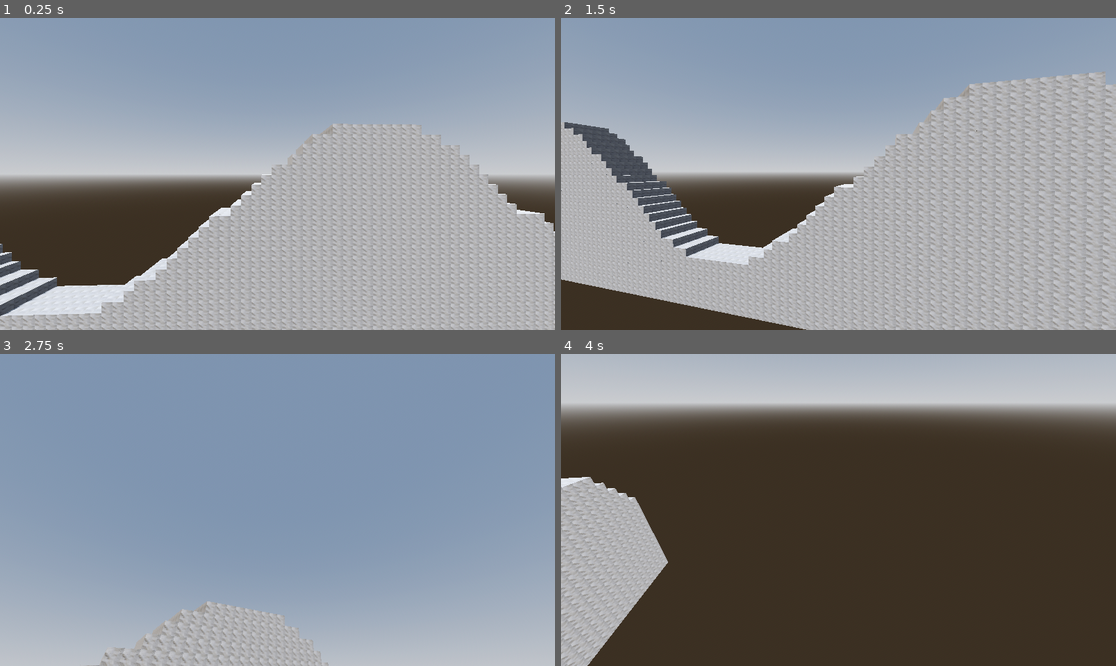
Above: before the commit, frames 1-4 (two rows, left to right).
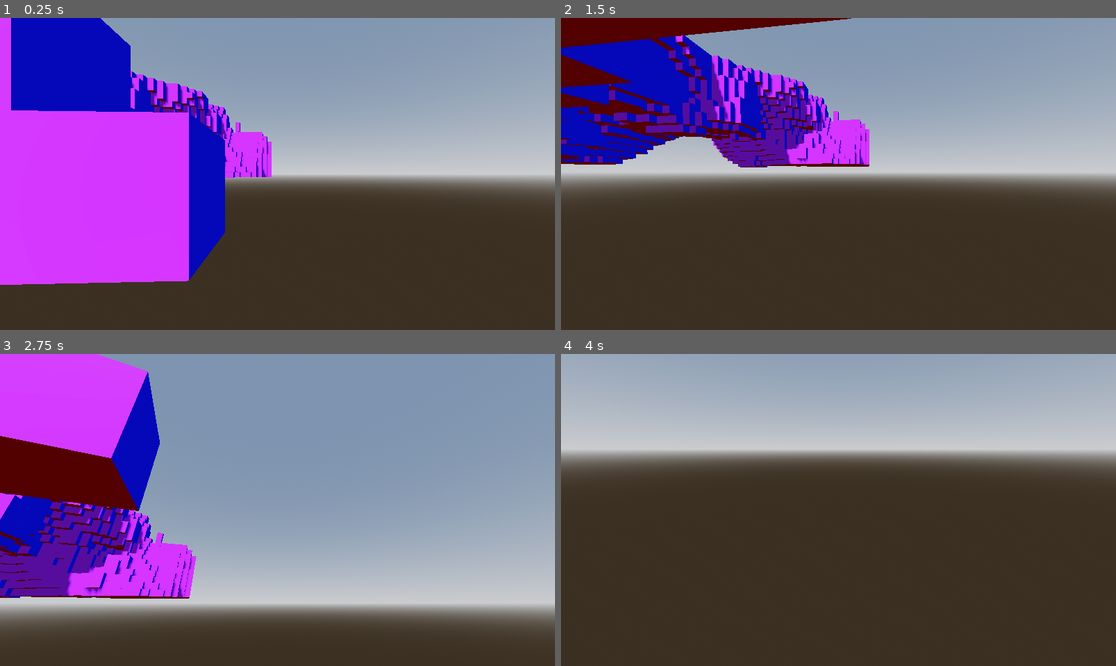
Above: after the commit, the same moments.

Repository: astev423/Subterranean-Recreation
Game: Godot game, scene res://root.tscn
Two runs of this game, one before a commit and one after it. Both use one fixed random seed, a clock stepped at 60 frames per second and the inputs below.
Inputs (mouse positions are in pixels of both pictures, inside the frame that each line leads up to):
- Up to frame 1 (0.25 s): no input
- Up to frame 2 (1.5 s): tap Enter (ui_accept) at 0.5, 0.77, 1.07 s; move the mouse to (866, 174) at 0.52 s; hold Ctrl (ctrl) 0.53-1.28 s; tap A (a) at 0.6 s; move the mouse to (810, 174) at 1.27 s; hold Left (ui_left) from 1.28 s (still down); tap Ctrl (ctrl) at 1.35 s
- Up to frame 3 (2.75 s): tap Enter (ui_accept) at 1.52, 1.82 s; tap D (d) at 1.55, 2.1 s; move the mouse to (333, 441) at 2.02 s; release Left (ui_left) at 2.03 s; tap S (s) at 2.3 s
- Up to frame 4 (4 s): tap Enter (ui_accept) at 2.75, 3.02, 3.32, 3.77 s; move the mouse to (810, 572) at 2.77 s; tap S (s) at 2.85 s; tap Shift (shift) at 3.05 s; move the mouse to (1005, 556) at 3.52 s; hold Left (ui_left) from 3.53 s (still down); hold Shift (shift) from 3.53 s (still down); tap W (w) at 3.8 s

The runs differ from the first frame. In frame 1, 67% of the frame differs, in the area x 0-100%, y 0-100%; in frame 2, 65%; in frame 3, 54%; in frame 4, 42%.

Commit message:
feat: get data for each block then send it to mesh instance to render each piece of data as a cube in the array mesh

Diff:
--- a/core/blocks/stone/stone.tscn
+++ b/core/blocks/stone/stone.tscn
@@ -1,6 +1,6 @@
 [gd_scene format=3 uid="uid://dvn4jsbibn84h"]
 
-[ext_resource type="Texture2D" uid="uid://dj2e51fro6rm2" path="res://assets/block_textures/stone.jpg" id="1_eiavn"]
+[ext_resource type="Texture2D" uid="uid://b5sdb1s3jo8mt" path="res://assets/block_textures/stone.png" id="1_eiavn"]
 
 [sub_resource type="StandardMaterial3D" id="StandardMaterial3D_pyidc"]
 albedo_color = Color(0.65834004, 0.6583399, 0.6583399, 1)
--- /dev/null
+++ b/core/chunk/chunk.tscn
@@ -0,0 +1,3 @@
+[gd_scene format=3 uid="uid://cy4gt7vs4k2x6"]
+
+[node name="Chunk" type="MeshInstance3D" unique_id=191203217]
--- /dev/null
+++ b/core/mesh_instance_3d.gd
@@ -0,0 +1,81 @@
+extends MeshInstance3D
+
+@export var mat: Material
+
+var surface_array: Array = []
+var vertices := PackedVector3Array()
+var normals := PackedVector3Array()
+var colors := PackedColorArray()
+
+var cube_vertices: Array[Vector3] = [
+	Vector3(-0.5, -0.5, 0.5),
+	Vector3(0.5, -0.5, 0.5),
+	Vector3(0.5, -0.5, -0.5),
+	Vector3(-0.5, -0.5, -0.5),
+	Vector3(-0.5, 0.5, 0.5),
+	Vector3(0.5, 0.5, 0.5),
+	Vector3(0.5, 0.5, -0.5),
+	Vector3(-0.5, 0.5, -0.5)
+]
+
+enum Face {BOTTOM, FRONT, RIGHT, TOP, LEFT, BACK}
+
+var face_indices: Dictionary[Face, Array] = {
+	Face.FRONT: [[0, 4, 5], [0, 5, 1]],
+	Face.BACK: [[2, 7, 3], [2, 6, 7]],
+	Face.LEFT: [[3, 7, 4], [3, 4, 0]],
+	Face.RIGHT: [[1, 5, 6], [1, 6, 2]],
+	Face.BOTTOM: [[0, 1, 2], [0, 2, 3]],
+	Face.TOP: [[4, 7, 6], [4, 6, 5]]
+}
+
+var face_normals: Dictionary[Face, Vector3] = {
+	Face.FRONT: Vector3(0, 0, 1),
+	Face.BACK: Vector3(0, 0, -1),
+	Face.LEFT: Vector3(-1, 0, 0),
+	Face.RIGHT: Vector3(1, 0, 0),
+	Face.BOTTOM: Vector3(0, -1, 0),
+	Face.TOP: Vector3(0, 1, 0)
+}
+
+var face_colors: Dictionary[Face, Color] = {
+	Face.BOTTOM: Color.RED,
+	Face.FRONT: Color.ORANGE,
+	Face.RIGHT: Color.YELLOW,
+	Face.TOP: Color.GREEN,
+	Face.LEFT: Color.BLUE,
+	Face.BACK: Color.PURPLE
+}
+
+# Called every frame. 'delta' is the elapsed time since the previous frame.
+func _process(delta: float) -> void:
+	pass
+
+func _ready() -> void:
+	surface_array.resize(Mesh.ARRAY_MAX)
+
+func generate_mesh(data: Array[Vector3]) -> void:
+	for pos in data:
+		_add_face(Face.FRONT, pos)
+		_add_face(Face.BACK, pos)
+		_add_face(Face.LEFT, pos)
+		_add_face(Face.RIGHT, pos)
+		_add_face(Face.TOP, pos)
+		_add_face(Face.BOTTOM, pos)
+	_commit_mesh()
+
+func _add_face(face: Face, pos: Vector3):
+	var indices := face_indices[face]
+	for triangle in indices:
+		for index in triangle:
+			vertices.append(cube_vertices[index] + pos)
+			normals.append(face_normals[face])
+			colors.append(face_colors[face])
+
+func _commit_mesh():
+	surface_array[Mesh.ARRAY_VERTEX] = vertices
+	surface_array[Mesh.ARRAY_NORMAL] = normals
+	surface_array[Mesh.ARRAY_COLOR] = colors
+
+	self.mesh.add_surface_from_arrays(Mesh.PRIMITIVE_TRIANGLES, surface_array)
+	self.mesh.surface_set_material(0, mat)
--- a/core/planet.gd
+++ b/core/planet.gd
@@ -2,7 +2,34 @@
 
 @export var stone_block_scene: PackedScene
 
+@onready var mesh_instance := $MeshInstance3D
+
+var data: Array[Vector3] = []
+
 func _ready():
+	_generate_random_world(Vector3(60, 16, 60))
+	#_generate_16x16x16(Vector2(0, 0))
+	pass
+
+
+# Called every frame. 'delta' is the elapsed time since the previous frame.
+func _process(delta: float) -> void:
+	pass
+
+
+func _generate_random_world(world_size: Vector3):
+	var rng := FastNoiseLite.new()
+	rng.seed = randi()
+
+	for x in range(world_size.x):
+		for y in range(world_size.y):
+			for z in range(world_size.z):
+				if rng.get_noise_3d(x, y, z) > 0:
+					data.append(Vector3(x, y, z))
+
+	mesh_instance.generate_mesh(data)
+
+func _generate_rolling_hills():
 	for x in range(-5, 400):
 		var max_height := sin(x / 10.0) * 10
 		for y in range(-15, int(max_height)):
@@ -11,7 +38,10 @@
 				stone_block.position = Vector3(x + 0.5, y + .5, z + 0.5)
 				add_child(stone_block)
 
-
-# Called every frame. 'delta' is the elapsed time since the previous frame.
-func _process(delta: float) -> void:
-	pass
+func _generate_16x16x16(xz_pos: Vector2):
+	for x in range(xz_pos[0], xz_pos[0] + 16):
+		for y in range(-16, 0):
+			for z in range(xz_pos[1], xz_pos[1] + 16):
+				var stone_block := stone_block_scene.instantiate()
+				stone_block.position = Vector3(x + 0.5, y + .5, z + 0.5)
+				add_child(stone_block)
--- a/core/planet.tscn
+++ b/core/planet.tscn
@@ -3,6 +3,7 @@
 [ext_resource type="PackedScene" uid="uid://b231i51jq40o0" path="res://core/player/player.tscn" id="1_bs1sv"]
 [ext_resource type="Script" uid="uid://bnfsq1cd30pyn" path="res://core/planet.gd" id="1_iakws"]
 [ext_resource type="PackedScene" uid="uid://dvn4jsbibn84h" path="res://core/blocks/stone/stone.tscn" id="2_ljlru"]
+[ext_resource type="Script" uid="uid://di0gi687mo52t" path="res://core/mesh_instance_3d.gd" id="4_ljlru"]
 
 [sub_resource type="ProceduralSkyMaterial" id="ProceduralSkyMaterial_pq8q7"]
 sky_horizon_color = Color(0.66224277, 0.6717428, 0.6867428, 1)
@@ -17,12 +18,17 @@
 tonemap_mode = 2
 glow_enabled = true
 
+[sub_resource type="ArrayMesh" id="ArrayMesh_iux5p"]
+
+[sub_resource type="StandardMaterial3D" id="StandardMaterial3D_ljlru"]
+vertex_color_use_as_albedo = true
+
 [node name="Planet" type="Node3D" unique_id=1210528974]
 script = ExtResource("1_iakws")
 stone_block_scene = ExtResource("2_ljlru")
 
 [node name="CharacterBody3D" parent="." unique_id=1823418519 instance=ExtResource("1_bs1sv")]
-transform = Transform3D(-0.9991697, 0, 0.04074213, 0, 1, 0, -0.04074213, 0, -0.9991697, 27.252457, 4.068088, -19.741262)
+transform = Transform3D(-0.9991697, 0, 0.04074213, 0, 1, 0, -0.04074213, 0, -0.9991697, 0.021466255, 0.13528085, -1.7278509)
 
 [node name="DirectionalLight3D" type="DirectionalLight3D" parent="." unique_id=556096243]
 transform = Transform3D(-0.8660254, -0.43301278, 0.25, 0, 0.49999997, 0.86602545, -0.50000006, 0.75, -0.43301266, 0, 0, 0)
@@ -30,3 +36,8 @@
 
 [node name="WorldEnvironment" type="WorldEnvironment" parent="." unique_id=84090080]
 environment = SubResource("Environment_vvh5c")
+
+[node name="MeshInstance3D" type="MeshInstance3D" parent="." unique_id=1631556825]
+mesh = SubResource("ArrayMesh_iux5p")
+script = ExtResource("4_ljlru")
+mat = SubResource("StandardMaterial3D_ljlru")
--- a/core/player/character_body_3d.gd
+++ b/core/player/character_body_3d.gd
@@ -18,16 +18,19 @@
 	var speed := 5.0
 	#if not is_on_floor():
 	#	velocity += get_gravity() * delta
+	if Input.is_action_pressed("shift"):
+		speed = 100.0
 	if Input.is_action_pressed("ui_accept"):
-		velocity.y = JUMP_VELOCITY
+		velocity.y = speed
 	elif Input.is_action_pressed("ctrl"):
-		velocity.y = - JUMP_VELOCITY
-	elif Input.is_action_pressed("shift"):
-		speed = 100.0
+		velocity.y = - speed
 	else:
-		velocity.y = move_toward(velocity.y, 0, delta * 20)
+		velocity.y = 0
 	if Input.is_action_just_pressed("ui_cancel"):
-		get_tree().quit()
+		if Input.mouse_mode == Input.MOUSE_MODE_VISIBLE:
+			Input.mouse_mode = Input.MOUSE_MODE_CAPTURED
+		else:
+			Input.mouse_mode = Input.MOUSE_MODE_VISIBLE
 	if Input.is_action_just_pressed("ui_left"):
 		Input.mouse_mode = Input.MOUSE_MODE_VISIBLE
 
--- a/core/player/player.tscn
+++ b/core/player/player.tscn
@@ -8,6 +8,7 @@
 script = ExtResource("1_bq184")
 
 [node name="Camera3D" type="Camera3D" parent="." unique_id=823348343]
+far = 400.0
 
 [node name="CollisionShape3D" type="CollisionShape3D" parent="." unique_id=382062014]
 shape = SubResource("SphereShape3D_pyidc")
--- a/project.godot
+++ b/project.godot
@@ -14,12 +14,6 @@
 run/main_scene="res://root.tscn"
 config/features=PackedStringArray("4.6", "Forward Plus")
 config/icon="res://icon.svg"
-
-[display]
-
-window/size/viewport_width=1920
-window/size/viewport_height=1080
-window/size/mode=3
 
 [input]
 
Binary file removed: assets/block_textures/stone.jpg
Not shown, removed: assets/block_textures/stone.jpg.import
Renamed: assets/kenny_voxel_pngs/Tiles/stone.png -> assets/block_textures/stone.png
Not shown, changed: assets/block_textures/stone.png.import
Not shown, added: core/mesh_instance_3d.gd.uid
